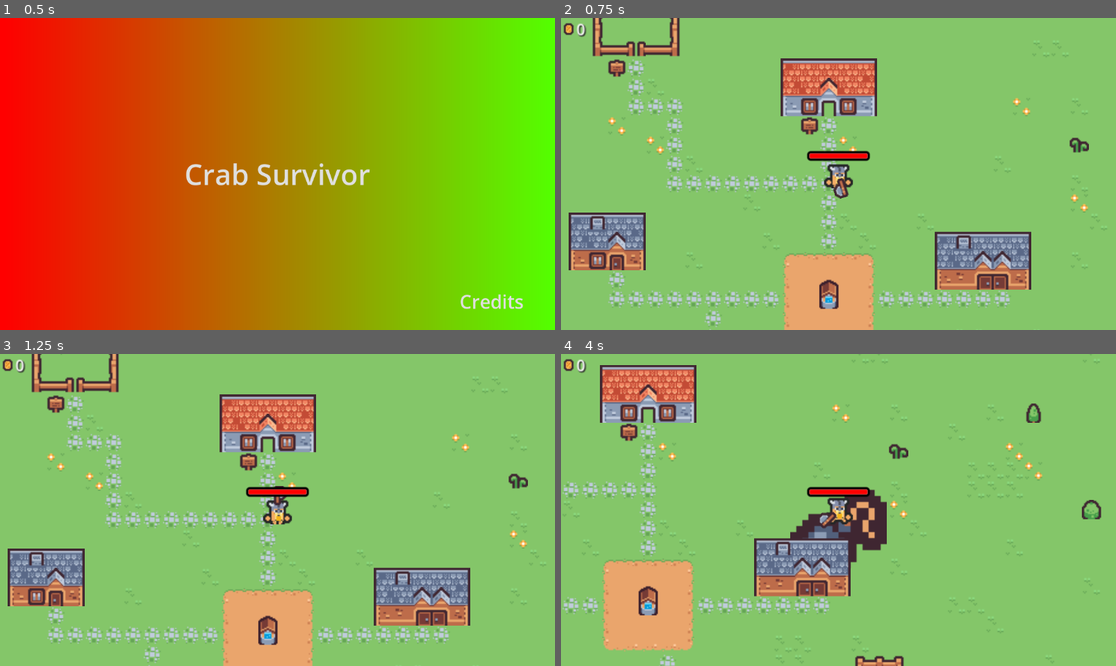
Above: before the commit, frames 1-4 (two rows, left to right).
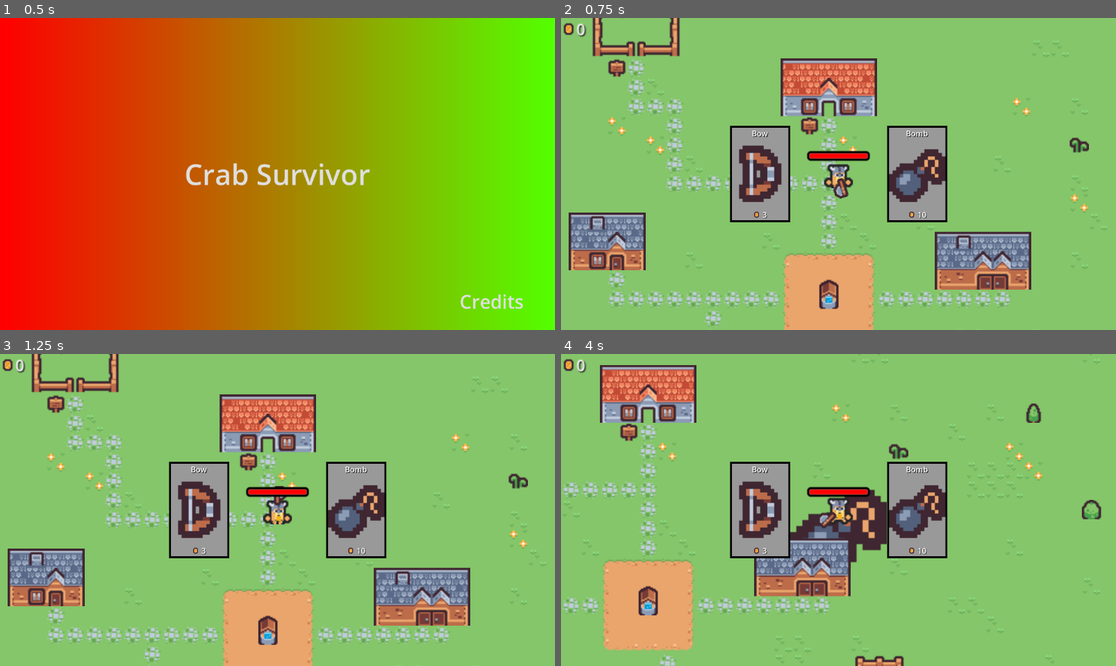
Above: after the commit, the same moments.

Repository: GodEmperorDaniel/crab-survivor
Game: Godot game, scene res://Scenes/Main_Menu.tscn
Same seed, same stepped clock (60 frames per second), same inputs: the game is played once before the commit and once after it.
Inputs (mouse positions are in pixels of both pictures, inside the frame that each line leads up to):
- Up to frame 1 (0.5 s): no input
- Up to frame 2 (0.75 s): click "Crab Survivor" at 0.5 s
- Up to frame 3 (1.25 s): no input
- Up to frame 4 (4 s): move the mouse to (960, 494) at 1.27 s; hold D (move_right) 1.28-2.03 s; hold B (bomb) 1.28-2.03 s; click (960, 494) at 1.42 s; move the mouse to (727, 525) at 2.02 s; hold S (move_down) 2.03-2.78 s; click (727, 525) at 2.1 s; tap B (bomb) at 2.3, 3.8 s; move the mouse to (894, 441) at 2.77 s; hold D (move_right) 2.78-3.53 s; hold B (bomb) 2.78-3.53 s; move the mouse to (810, 572) at 3.52 s; hold W (move_up) from 3.53 s (still down); tap R (ready_next_wave) at 3.6 s; click (810, 572) at 3.67 s

Frame 1 is identical in both runs. In frame 2, 6.8% of the frame differs, in the area x 30-70%, y 34-66%; in frame 3, 6.8%; in frame 4, 6.8%.

Commit message:
Renamed consumable bool to be more clear

Diff:
--- a/Scenes/HUD.tscn
+++ b/Scenes/HUD.tscn
@@ -42,13 +42,13 @@
 "
 
 [node name="Shop" type="HBoxContainer" parent="HUD"]
-visible = false
 layout_mode = 1
 anchors_preset = 15
 anchor_right = 1.0
 anchor_bottom = 1.0
 grow_horizontal = 2
 grow_vertical = 2
+theme_override_constants/separation = -500
 script = ExtResource("3_jov33")
 
 [node name="Bow" parent="HUD/Shop" instance=ExtResource("3_rhx3o")]
@@ -57,7 +57,7 @@
 size_flags_vertical = 4
 item_name = "Bow"
 item_icon = ExtResource("5_b0mn6")
-consumable = true
+is_item_consumable = true
 
 [node name="Bomb" parent="HUD/Shop" instance=ExtResource("3_rhx3o")]
 layout_mode = 2
@@ -66,6 +66,7 @@
 item_name = "Bomb"
 item_cost = 10
 item_icon = ExtResource("5_rlpmj")
+is_item_consumable = true
 
 [node name="WaveCleared" parent="." instance=ExtResource("4_8h3ty")]
 visible = false
--- a/Scripts/Player.gd
+++ b/Scripts/Player.gd
@@ -43,7 +43,6 @@
 		create_bomb()
 
 func create_bomb():
-	print("spawning bomb at", position)
 	var new_bomb := bomb.instantiate()
 	new_bomb.position = position
 	add_sibling(new_bomb)
--- a/Scripts/ShopItem.gd
+++ b/Scripts/ShopItem.gd
@@ -6,7 +6,7 @@
 @export var item_name : String
 @export var item_cost : int = 3
 @export var item_icon : Texture2D
-@export var consumable : bool
+@export var is_item_consumable : bool
 
 @onready var _name := $Container/Details/Name
 @onready var _icon := $Container/Details/Icon
